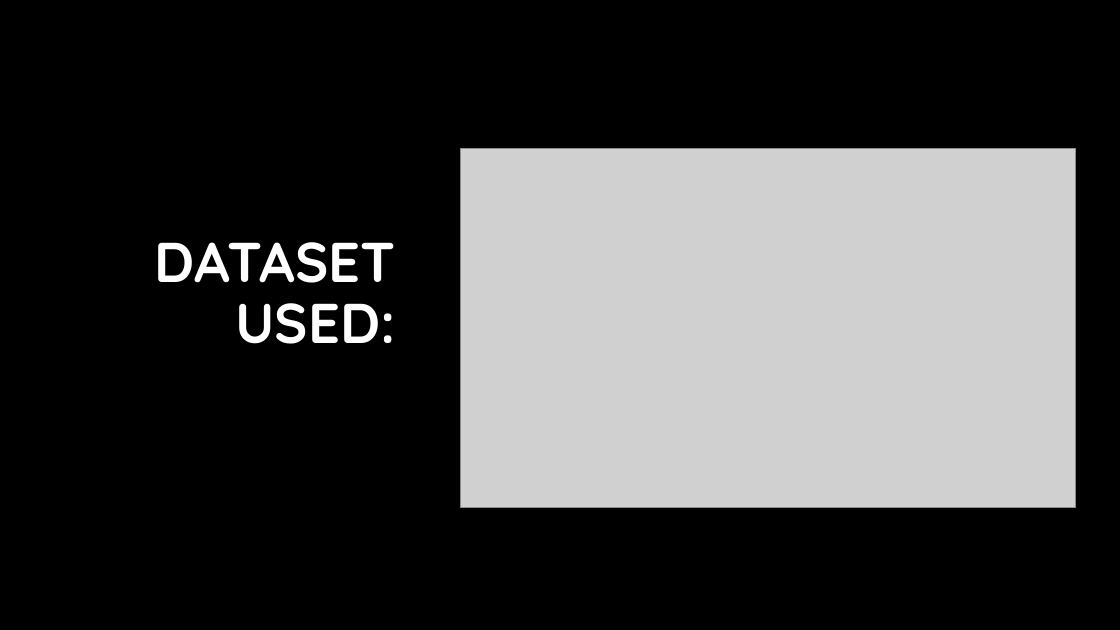
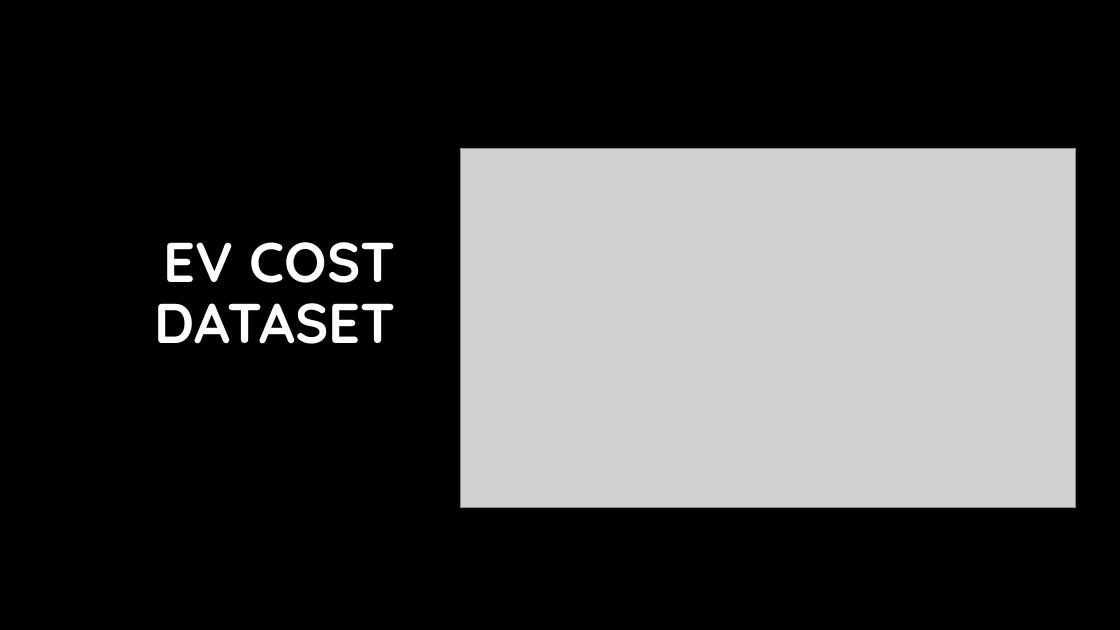
Before and after one commit to Jadium19/EVperformanceAnalysis, a slide deck: slide 4 of EV Slide Deck [Autosaved].pptx (slide 7 before the commit). Drawn at 1120x630 pixels with LibreOffice and Linux fonts; fonts in the diff are those of the drawing; grey boxes stand for pictures; background and template pictures are left out. Boxes give left, top, right and bottom in pixels: in the first picture for what was removed or moved away, otherwise in the second. Text is boxed around its words. In the diff, an @@ line names an element or a change of style, - is before the commit and + after.

```diff
--- a/EV Slide Deck [Autosaved].pptx
+++ b/EV Slide Deck [Autosaved].pptx
@@ text at (154, 242, 396, 344): text changed @@
-DATASET USED:
+EV COST DATASET
```
Also in this commit, not shown: 7 other slides changed, 6 slides added, 3 slides removed.
